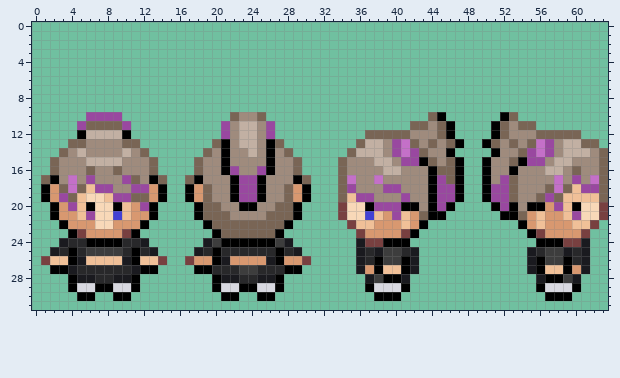
Pixel-art sprite, stored at graphics/object_events/pics/people/elite_four/glacia.png. The first picture shows the starting point.
The file is 64x32 pixels.
New version:
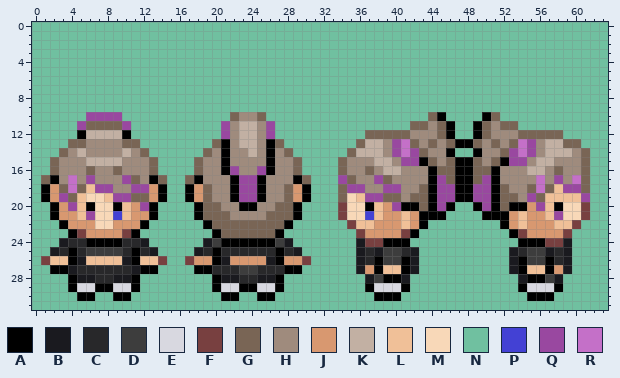
Palette (. is transparent): A #000000  B #1a1a1f  C #28282a  D #3d3d3d  E #d8d8e0  F #784040  G #796555  H #9f8b7d  J #d89870  K #c2b0a3  L #f0c098  M #f8d8b8  N #70c0a0  P #4341d4  Q #9948a0  R #c470c8
Changes in this commit:
Changed rows in their new state; - is an unchanged pixel.
first column x 34:
10 ----------------AGNN----------
11 ---------------AGH-GNN--------
12 ---------------AGHH-GG---NN---
13 --------------AGH---RQHKKGGNN-
14 ---------------AHHGQR-HKK-HGNN
15 --------------AGHGAQQHKKHH-GNN
16 ---G----------AGGA-H-KKHG-HGNN
17 QG--QG--------AGQAHH--R-Q-RGNN
18 --Q------G----AQQAGH-GR-LQQGNN
19 -ML-QGGHGG----AQQAG--Q-LL--QNN
20 ----LJ---G-----AQ-G-AJQLAMMFNN
21 ------J--A------AA-JL-JLQMMFNN
22 ------------------AJL-J-LLFNN-
23 -------------------AFJJ--FNN--
24 --------------------AA-FFBNN--
25 -------------------BCDDBC-NN--
26 -------------------BADDACBNN--
27 -------------------BALLAJBNN--
28 --------------------BAADBNN---
29 --------------------AEE-ANN---
30 ---------------------AA-NN----
